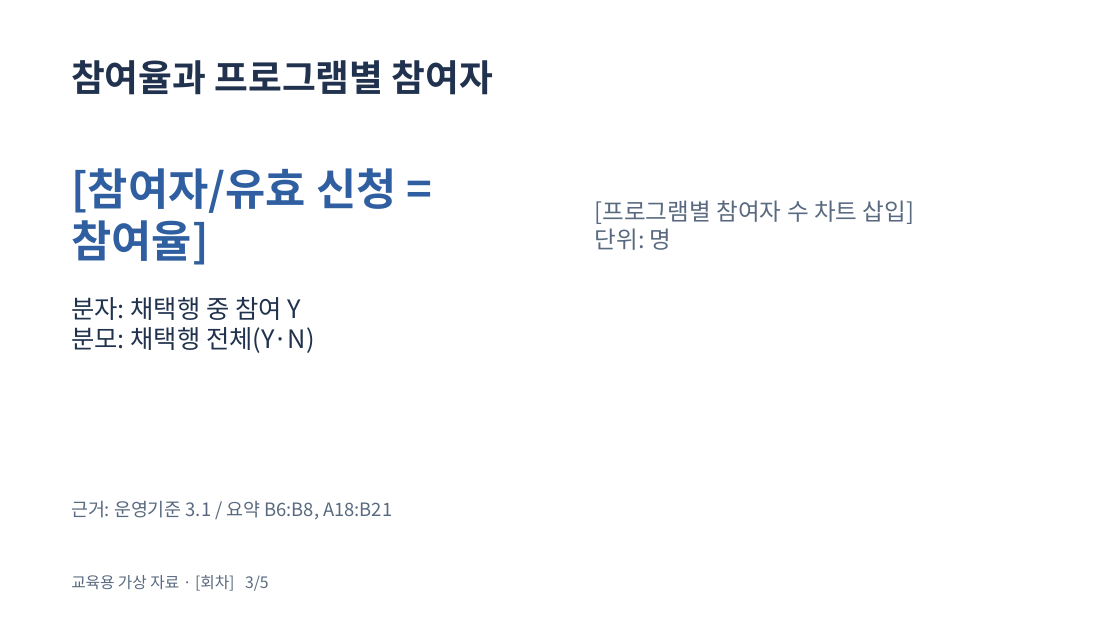
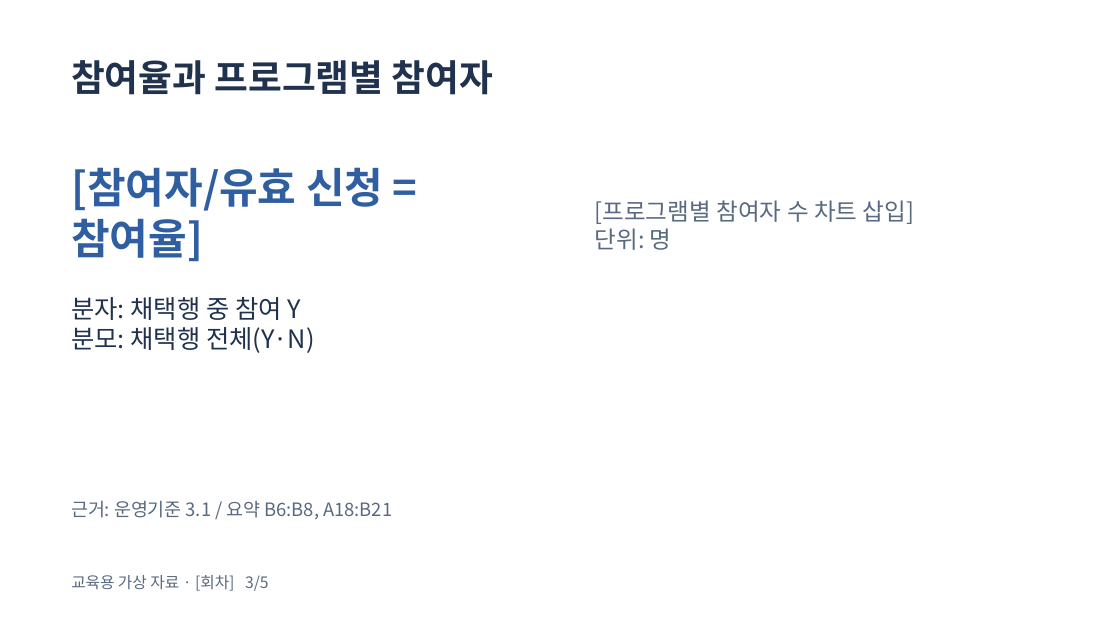
Before and after one commit to zeusk302-png/ulsan-ai-workshop, a slide deck: slide 3 of public/automation/templates/report-template.pptx. Drawn at 1120x630 pixels with LibreOffice and Linux fonts; fonts in the diff are those of the drawing. Boxes give left, top, right and bottom in pixels: in the first picture for what was removed or moved away, otherwise in the second. Text is boxed around its words. In the diff, an @@ line names an element or a change of style, - is before the commit and + after.

```diff
--- a/public/automation/templates/report-template.pptx
+++ b/public/automation/templates/report-template.pptx
@@ text "[참여자/유효 신청 = 참여율]" at (71, 167, 383, 262): size 37.5 to 36 pt @@
```
Also in this commit, not shown: 2 other slides changed, 39 other files.
